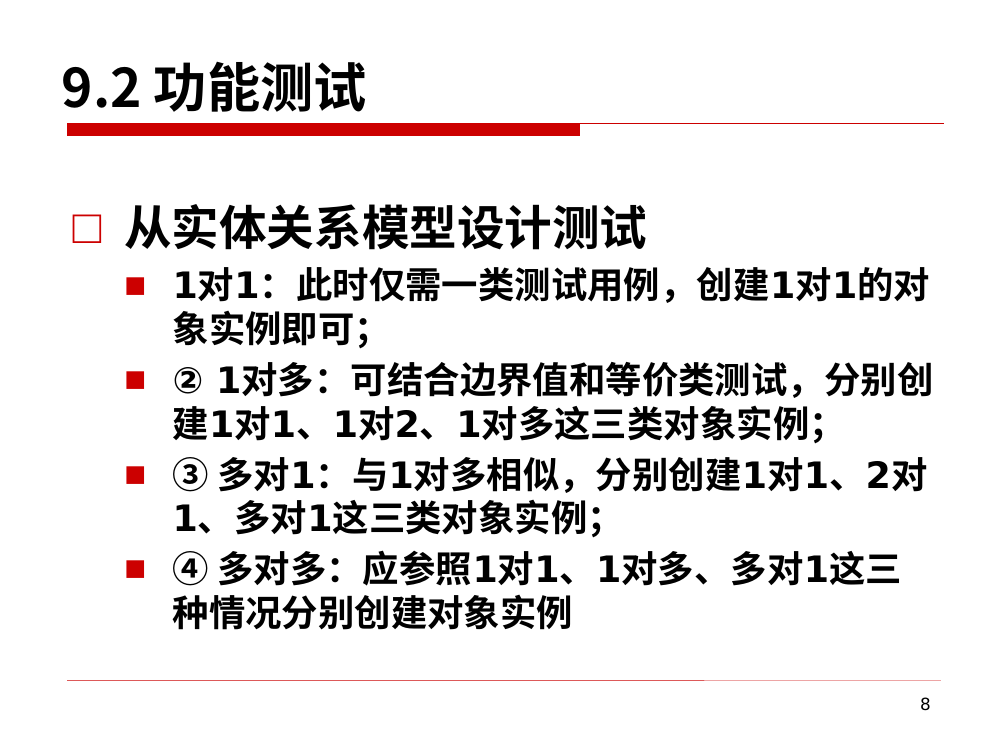
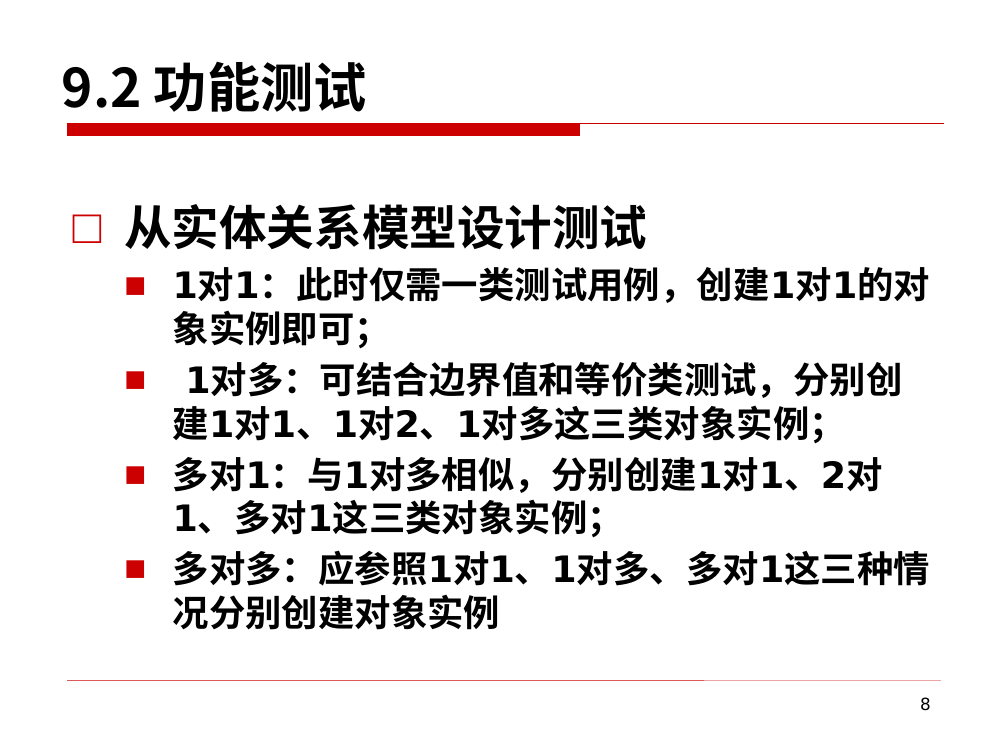
Before and after one commit to edu2act/course-foundation-software-tesing, a slide deck: slide 8 of PPT/第三部分 软件测试应用/9 系统测试.pptx. Drawn at 1008x756 pixels with LibreOffice and Linux fonts; fonts in the diff are those of the drawing; background and template pictures are left out. Boxes give left, top, right and bottom in pixels: in the first picture for what was removed or moved away, otherwise in the second. Text is boxed around its words. In the diff, an @@ line names an element or a change of style, - is before the commit and + after.

Commit message:
系统测试

```diff
--- a/PPT/第三部分 软件测试应用/9 系统测试.pptx
+++ b/PPT/第三部分 软件测试应用/9 系统测试.pptx
@@ text at (173,364,930,586): text changed @@
-  ■ ② 1对多：可结合边界值和等价类测试，分别创建1对1、1对2、1对多这三类对象实例；
-  ■ ③ 多对1：与1对多相似，分别创建1对1、2对1、多对1这三类对象实例；
-  ■ ④ 多对多：应参照1对1、1对多、多对1这三种情况分别创建对象实例
+  ■ 1对多：可结合边界值和等价类测试，分别创建1对1、1对2、1对多这三类对象实例；
+  ■ 多对1：与1对多相似，分别创建1对1、2对1、多对1这三类对象实例；
+  ■ 多对多：应参照1对1、1对多、多对1这三种情况分别创建对象实例
```
Also in this commit, not shown: 13 other slides changed, 1 slide removed, 1 other file.
